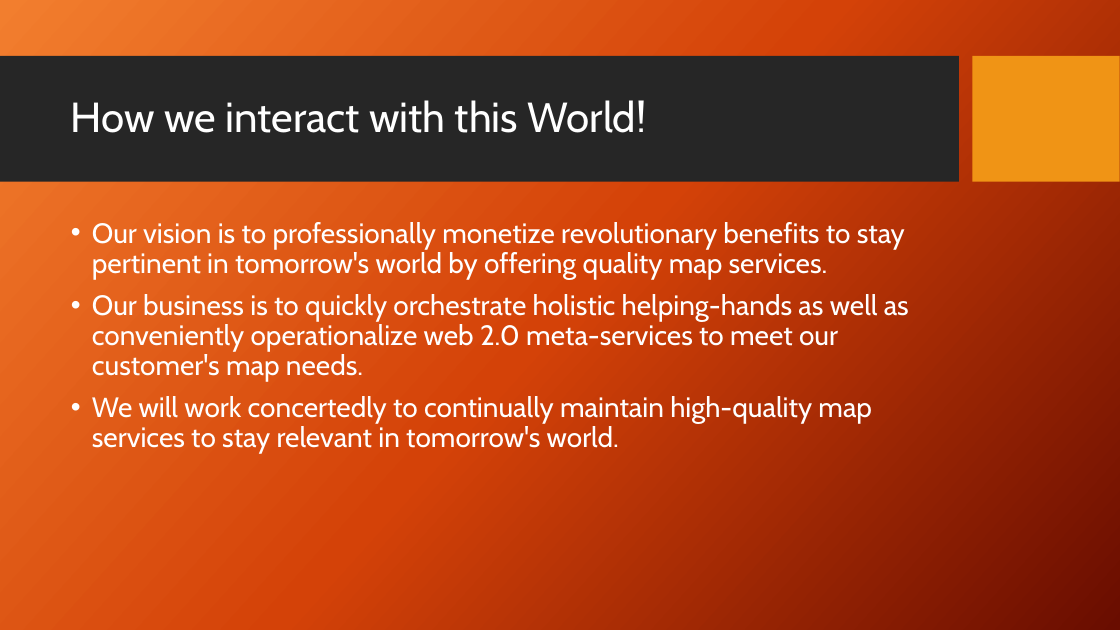
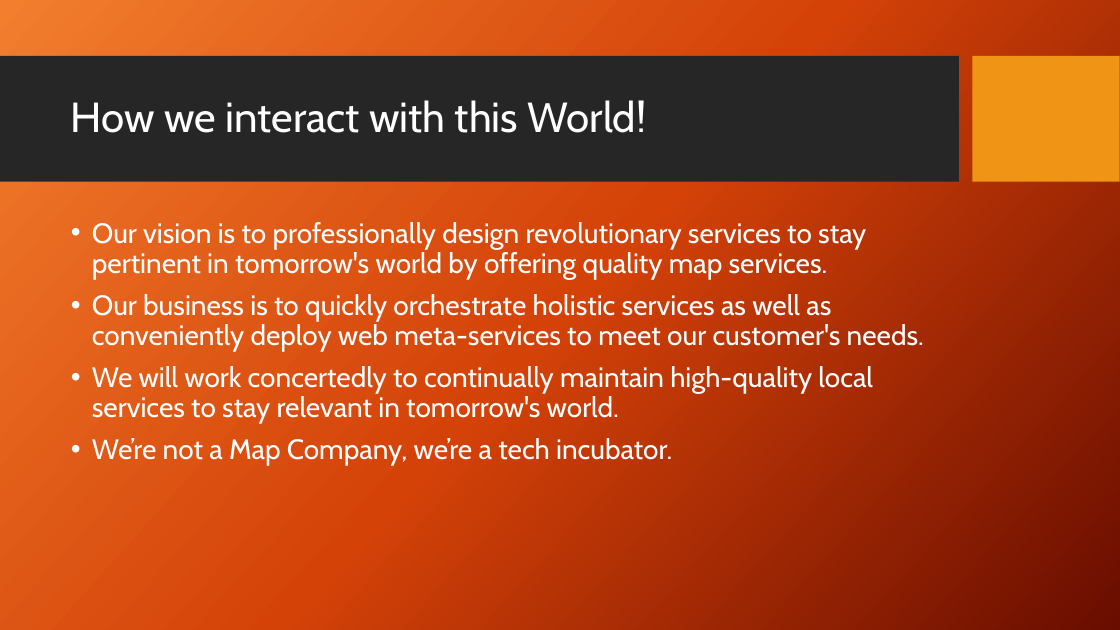
Before and after one commit to Tampa2016/team-4, a slide deck: slide 4 of Powerpoint/Team4Helping.pptx. Drawn at 1120x630 pixels with LibreOffice and Linux fonts; fonts in the diff are those of the drawing; background and template pictures are left out. Boxes give left, top, right and bottom in pixels: in the first picture for what was removed or moved away, otherwise in the second. Text is boxed around its words. In the diff, an @@ line names an element or a change of style, - is before the commit and + after.

```diff
--- a/Powerpoint/Team4Helping.pptx
+++ b/Powerpoint/Team4Helping.pptx
@@ text at bbox=[92, 222, 924, 465]: text changed @@
-• Our vision is to professionally monetize revolutionary benefits to stay pertinent in tomorrow's world by offering quality map services.
-• Our business is to quickly orchestrate holistic helping-hands as well as conveniently operationalize web 2.0 meta-services to meet our customer's map needs.
-• We will work concertedly to continually maintain high-quality map services to stay relevant in tomorrow's world.
+• Our vision is to professionally design revolutionary services to stay pertinent in tomorrow's world by offering quality map services.
+• Our business is to quickly orchestrate holistic services as well as conveniently deploy web meta-services to meet our customer's needs.
+• We will work concertedly to continually maintain high-quality local services to stay relevant in tomorrow's world.
+• We’re not a Map Company, we’re a tech incubator.
```
Also in this commit, not shown: 2 other slides changed, 1 slide added.
